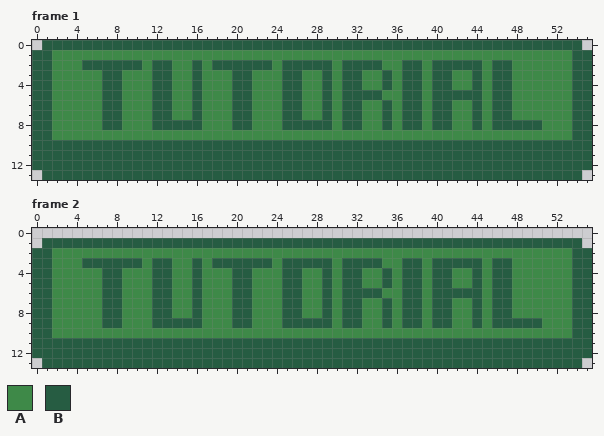
Pixel-art file -- assets/Sprites/button_tutorial.ase. Above is the file before it was changed.
56x14 pixels, 2 frames. Shown: frame 1, frame 2.
Palette (. is transparent): A #3e8948  B #265c42
Pixels before, frame 1, first column x 0:
 0 .BBBBBBBBBBBBBBBBBBBBBBBBBBBBBBBBBBBBBBBBBBBBBBBBBBBBBB.
 1 BBAAAAAAAAAAAAAAAAAAAAAAAAAAAAAAAAAAAAAAAAAAAAAAAAAAAABB
 2 BBAAABBBBBBABBAABABBBBBBABBBBBABBBBAABBABBBBBABBAAAAAABB
 3 BBAAAAABBAAABBAABAAABBAAABBAABABBAABABBABBAABABBAAAAAABB
 4 BBAAAAABBAAABBAABAAABBAAABBAABABBAABABBABBAABABBAAAAAABB
 5 BBAAAAABBAAABBAABAAABBAAABBAABABBBBAABBABBBBBABBAAAAAABB
 6 BBAAAAABBAAABBAABAAABBAAABBAABABBAABABBABBAABABBAAAAAABB
 7 BBAAAAABBAAABBAABAAABBAAABBAABABBAABABBABBAABABBAAAAAABB
 8 BBAAAAABBAAABBBBBAAABBAAABBBBBABBAABABBABBAABABBBBBAAABB
 9 BBAAAAAAAAAAAAAAAAAAAAAAAAAAAAAAAAAAAAAAAAAAAAAAAAAAAABB
10 BBBBBBBBBBBBBBBBBBBBBBBBBBBBBBBBBBBBBBBBBBBBBBBBBBBBBBBB
11 BBBBBBBBBBBBBBBBBBBBBBBBBBBBBBBBBBBBBBBBBBBBBBBBBBBBBBBB
12 BBBBBBBBBBBBBBBBBBBBBBBBBBBBBBBBBBBBBBBBBBBBBBBBBBBBBBBB
13 .BBBBBBBBBBBBBBBBBBBBBBBBBBBBBBBBBBBBBBBBBBBBBBBBBBBBBB.
Pixels before, frame 2, first column x 0:
 1 .BBBBBBBBBBBBBBBBBBBBBBBBBBBBBBBBBBBBBBBBBBBBBBBBBBBBBB.
 2 BBAAAAAAAAAAAAAAAAAAAAAAAAAAAAAAAAAAAAAAAAAAAAAAAAAAAABB
 3 BBAAABBBBBBABBAABABBBBBBABBBBBABBBBAABBABBBBBABBAAAAAABB
 4 BBAAAAABBAAABBAABAAABBAAABBAABABBAABABBABBAABABBAAAAAABB
 5 BBAAAAABBAAABBAABAAABBAAABBAABABBAABABBABBAABABBAAAAAABB
 6 BBAAAAABBAAABBAABAAABBAAABBAABABBBBAABBABBBBBABBAAAAAABB
 7 BBAAAAABBAAABBAABAAABBAAABBAABABBAABABBABBAABABBAAAAAABB
 8 BBAAAAABBAAABBAABAAABBAAABBAABABBAABABBABBAABABBAAAAAABB
 9 BBAAAAABBAAABBBBBAAABBAAABBBBBABBAABABBABBAABABBBBBAAABB
10 BBAAAAAAAAAAAAAAAAAAAAAAAAAAAAAAAAAAAAAAAAAAAAAAAAAAAABB
11 BBBBBBBBBBBBBBBBBBBBBBBBBBBBBBBBBBBBBBBBBBBBBBBBBBBBBBBB
12 BBBBBBBBBBBBBBBBBBBBBBBBBBBBBBBBBBBBBBBBBBBBBBBBBBBBBBBB
13 .BBBBBBBBBBBBBBBBBBBBBBBBBBBBBBBBBBBBBBBBBBBBBBBBBBBBBB.
New version:
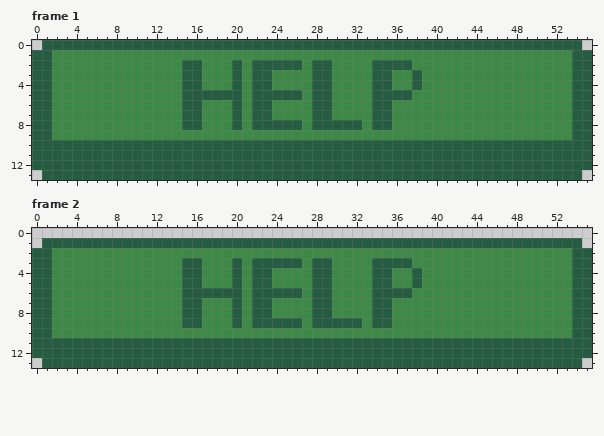
Difference:
Frame 1:
y 2: x 5..10 BBBBBB -> AAAAAA; x 12..13 BB -> AA; x 15 A -> B; x 18..19 BB -> AA; x 21 B -> A; x 24 A -> B; x 27 B -> A; x 31..33 BBB -> AAA; x 35..36 AA -> BB; x 38 B -> A; x 40..44 BBBBB -> AAAAA; x 46..47 BB -> AA
y 3..4: x 7..8 BB -> AA; x 12..13 BB -> AA; x 15 A -> B; x 21..23 BAA -> ABB; x 25..26 BB -> AA; x 28 A -> B; x 31..32 BB -> AA; x 34 A -> B; x 37 B -> A; x 40..41 BB -> AA; x 44 B -> A; x 46..47 BB -> AA
y 5: x 7..8 BB -> AA; x 12..13 BB -> AA; x 15 A -> B; x 17..19 AAA -> BBB; x 21..24 BAAA -> ABBB; x 28 A -> B; x 31..33 BBB -> AAA; x 35..36 AA -> BB; x 38 B -> A; x 40..44 BBBBB -> AAAAA; x 46..47 BB -> AA
y 6..7: x 7..8 BB -> AA; x 12..13 BB -> AA; x 15 A -> B; x 21..23 BAA -> ABB; x 25..26 BB -> AA; x 28 A -> B; x 31..32 BB -> AA; x 34 A -> B; x 37..38 BB -> AA; x 40..41 BB -> AA; x 44 B -> A; x 46..47 BB -> AA
y 8: x 7..8 BB -> AA; x 12..14 BBB -> AAA; x 21..24 BAAA -> ABBB; x 27 B -> A; x 30 A -> B; x 34 A -> B; x 37..38 BB -> AA; x 40..41 BB -> AA; x 44 B -> A; x 46..50 BBBBB -> AAAAA
Frame 2:
y 3: x 5..10 BBBBBB -> AAAAAA; x 12..13 BB -> AA; x 15 A -> B; x 18..19 BB -> AA; x 21 B -> A; x 24 A -> B; x 27 B -> A; x 31..33 BBB -> AAA; x 35..36 AA -> BB; x 38 B -> A; x 40..44 BBBBB -> AAAAA; x 46..47 BB -> AA
y 4..5: x 7..8 BB -> AA; x 12..13 BB -> AA; x 15 A -> B; x 21..23 BAA -> ABB; x 25..26 BB -> AA; x 28 A -> B; x 31..32 BB -> AA; x 34 A -> B; x 37 B -> A; x 40..41 BB -> AA; x 44 B -> A; x 46..47 BB -> AA
y 6: x 7..8 BB -> AA; x 12..13 BB -> AA; x 15 A -> B; x 17..19 AAA -> BBB; x 21..24 BAAA -> ABBB; x 28 A -> B; x 31..33 BBB -> AAA; x 35..36 AA -> BB; x 38 B -> A; x 40..44 BBBBB -> AAAAA; x 46..47 BB -> AA
y 7..8: x 7..8 BB -> AA; x 12..13 BB -> AA; x 15 A -> B; x 21..23 BAA -> ABB; x 25..26 BB -> AA; x 28 A -> B; x 31..32 BB -> AA; x 34 A -> B; x 37..38 BB -> AA; x 40..41 BB -> AA; x 44 B -> A; x 46..47 BB -> AA
y 9: x 7..8 BB -> AA; x 12..14 BBB -> AAA; x 21..24 BAAA -> ABBB; x 27 B -> A; x 30 A -> B; x 34 A -> B; x 37..38 BB -> AA; x 40..41 BB -> AA; x 44 B -> A; x 46..50 BBBBB -> AAAAA
Pixel boxes of the changes (left, top, right, bottom) in both pictures:
changed: (82, 60, 542, 130)
changed: (82, 258, 542, 328)
